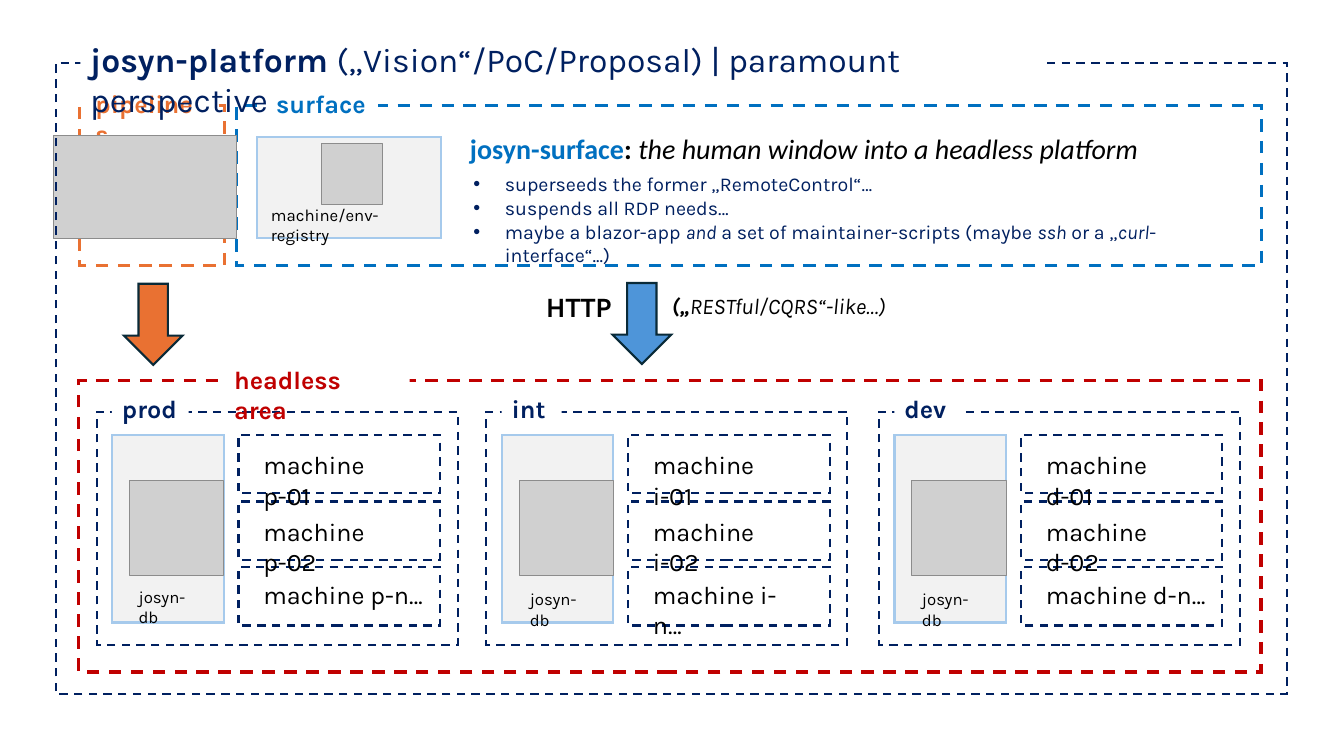
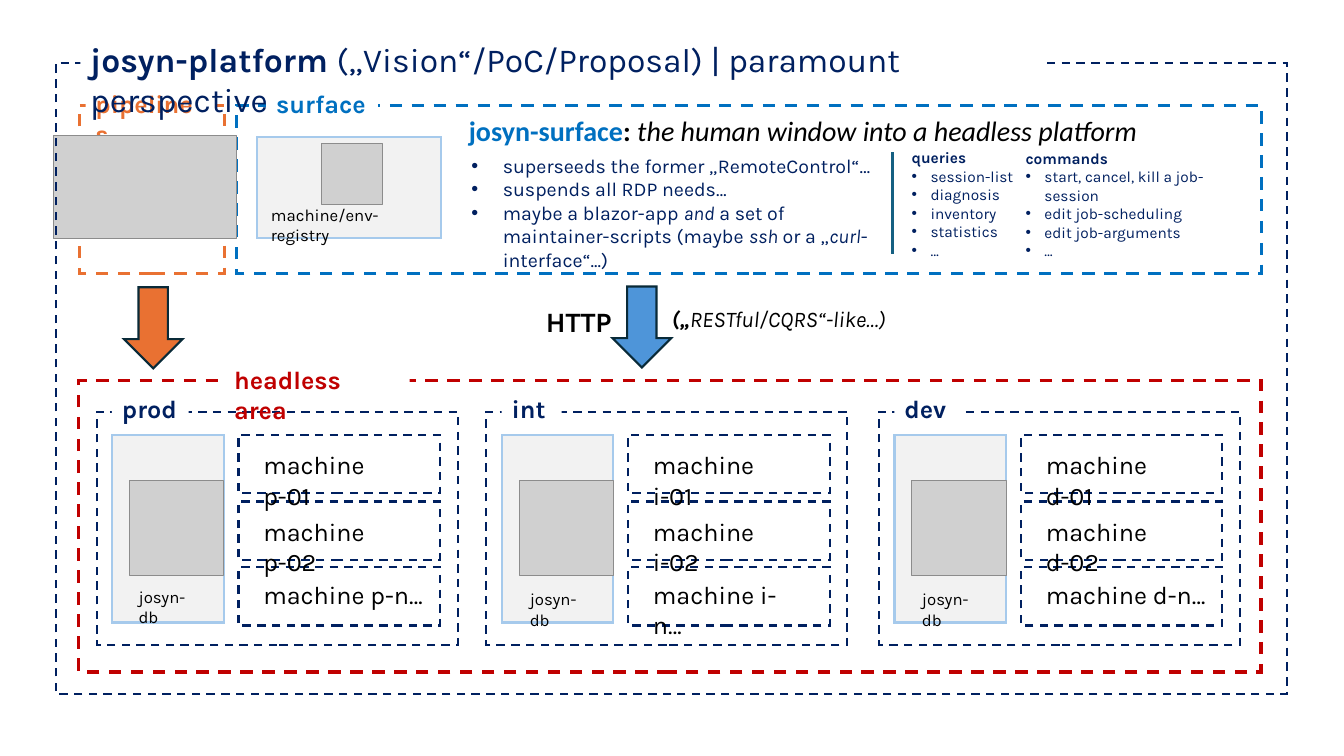
Before and after one commit to ckluth/josyn-platform, a slide deck: slide 10 of josyn-intro.pptx. Drawn at 1344x756 pixels with LibreOffice and Linux fonts; fonts in the diff are those of the drawing; grey boxes stand for pictures. Boxes give left, top, right and bottom in pixels: in the first picture for what was removed or moved away, otherwise in the second. Text is boxed around its words. In the diff, an @@ line names an element or a change of style, - is before the commit and + after.

Commit message:
wip: sync [2026-06-22 11:28]

```diff
--- a/josyn-intro.pptx
+++ b/josyn-intro.pptx
@@ rectangle: place and size @@
-rectangle at box(80, 105, 225, 266)
+rectangle at box(80, 105, 225, 273)
@@ rectangle: place and size @@
-rectangle at box(237, 105, 1262, 266)
+rectangle at box(237, 105, 1262, 273)
@@ text "josyn-surface: the human window into ...": place and size @@
-text "josyn-surface: the human window into ..." at box(470, 139, 1138, 164)
+text "josyn-surface: the human window into ..." at box(469, 121, 1136, 146)
@@ text "superseeds the former „RemoteControl“…" rewrapped from box(505, 177, 1156, 244) to box(503, 159, 870, 248) @@
@@ line added from (892, 152) to (892, 254), #156082 1.5 pt @@
@@ text added at box(912, 152, 1014, 237), 11 pt, text #002060 @@
+queries
+• session-list
+• diagnosis
+• inventory
+• statistics
+• …
@@ text added at box(1026, 153, 1204, 242), 11 pt, text #002060 @@
+commands
+• start, cancel, kill a job-session
+• edit job-scheduling
+• edit job-arguments
+• …
@@ text "HTTP" rewrapped from box(546, 298, 612, 317) to box(546, 313, 612, 339) @@
@@ text "(„RESTful/CQRS“-like…)": place and size @@
-text "(„RESTful/CQRS“-like…)" at box(672, 297, 886, 318)
+text "(„RESTful/CQRS“-like…)" at box(672, 310, 886, 331)
```
